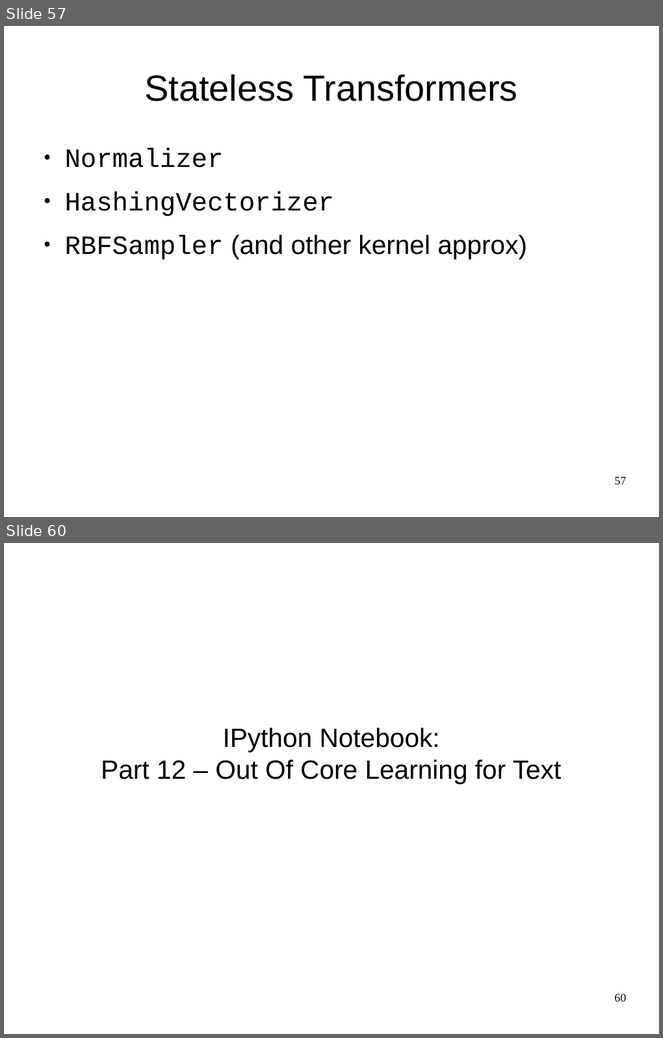
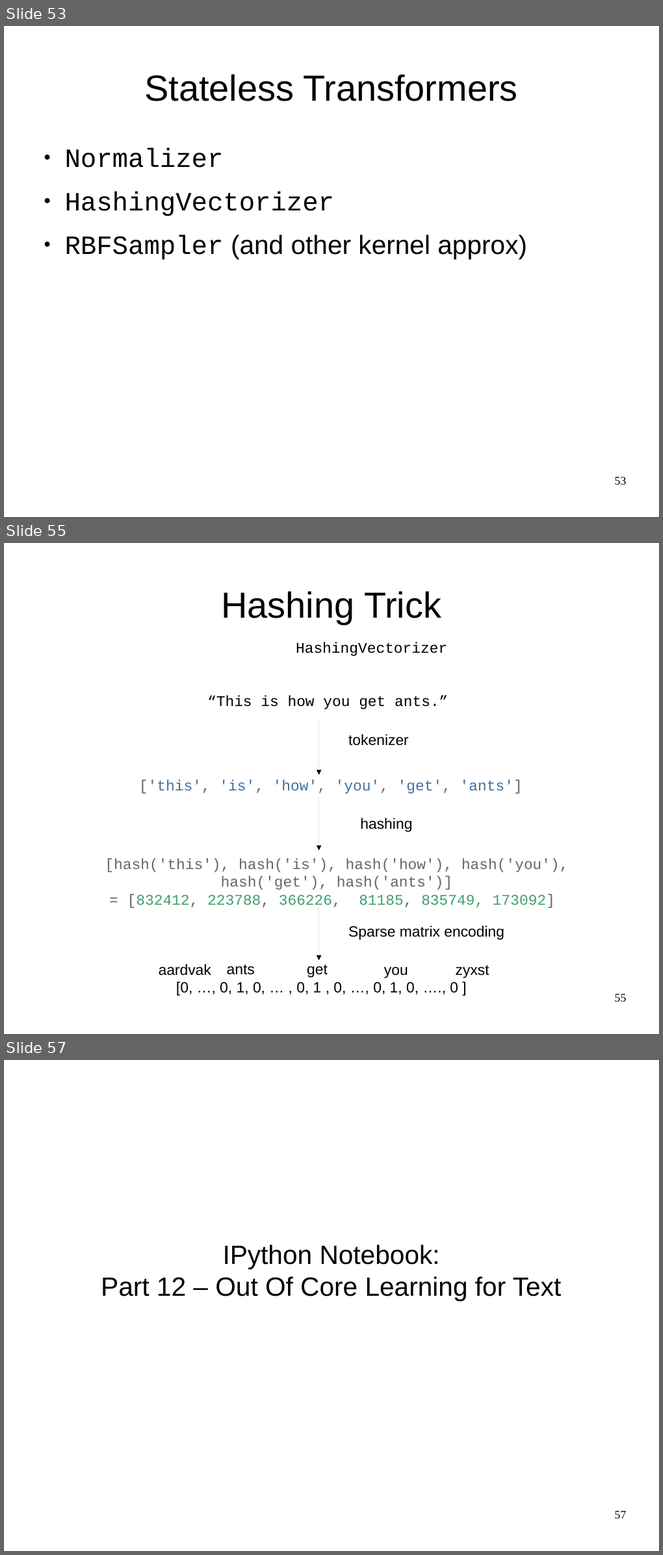
Before and after one commit to amueller/odscon-2015, a slide deck: machine-learning-with-scikit-learn-odscon.odp. Shown one above the other, each under a label of ours: slides 57 and 60 before the commit, slides 53, 55 and 57 after it; the slides between them are not shown. The pictures are 663x1038 and 663x1555 pixels, drawn with LibreOffice and Linux fonts; fonts in the diff are those of the drawing. Boxes give left, top, right and bottom in pixels: in the first picture for what was removed or moved away, otherwise in the second. Text is boxed around its words. In the diff, an @@ line names an element or a change of style, - is before the commit and + after.

```diff
--- a/machine-learning-with-scikit-learn-odscon.odp
+++ b/machine-learning-with-scikit-learn-odscon.odp
@@ slide 55 added at bbox=[4, 543, 659, 1034], background #FFFFFF @@
@@ title added at bbox=[222, 591, 441, 624], 44 pt, text #000000 @@
+Hashing Trick
@@ text added at bbox=[296, 642, 447, 656], 18 pt, text #000000 @@
+HashingVectorizer
@@ text added at bbox=[207, 696, 448, 709], 18 pt, text #000000 @@
+“This is how you get ants.”
@@ arrow added from (319, 721) to (319, 775), #000000 0 pt @@
@@ text added at bbox=[348, 734, 409, 746], 18 pt, text #000000 @@
+tokenizer
@@ text added at bbox=[139, 780, 523, 794], 18 pt, text #4070A0 @@
+['this', 'is', 'how', 'you', 'get', 'ants']
@@ arrow added from (319, 797) to (319, 850), #000000 0 pt @@
@@ text added at bbox=[360, 818, 412, 832], 18 pt, text #000000 @@
+hashing
@@ text added at bbox=[105, 858, 569, 908], 18 pt, text #666666 @@
+[hash('this'), hash('is'), hash('how'), hash('you'), hash('get'), hash('ants')]
+= [832412, 223788, 366226, 81185, 835749, 173092]
@@ arrow added from (319, 907) to (319, 960), #000000 0 pt @@
@@ text added at bbox=[348, 926, 504, 940], 18 pt, text #000000 @@
+Sparse matrix encoding
@@ group added at bbox=[159, 964, 490, 996]: 6 texts @@
+[0, …, 0, 1, 0, … , 0, 1 , 0, …, 0, 1, 0, …., 0 ]
+ants
+get
+you
+aardvak
+zyxst
@@ page number added at bbox=[615, 994, 627, 1002], 14 pt, text #000000 @@
+55
@@ what was slide 57 is now slide 53 @@
@@ page number at bbox=[615, 477, 627, 485]: text changed @@
-57
+53
@@ what was slide 60 is now slide 57 @@
@@ page number at bbox=[615, 1511, 627, 1519]: text changed @@
-60
+57
```
Also in this commit, not shown: 6 slides changed, 4 slides removed.
